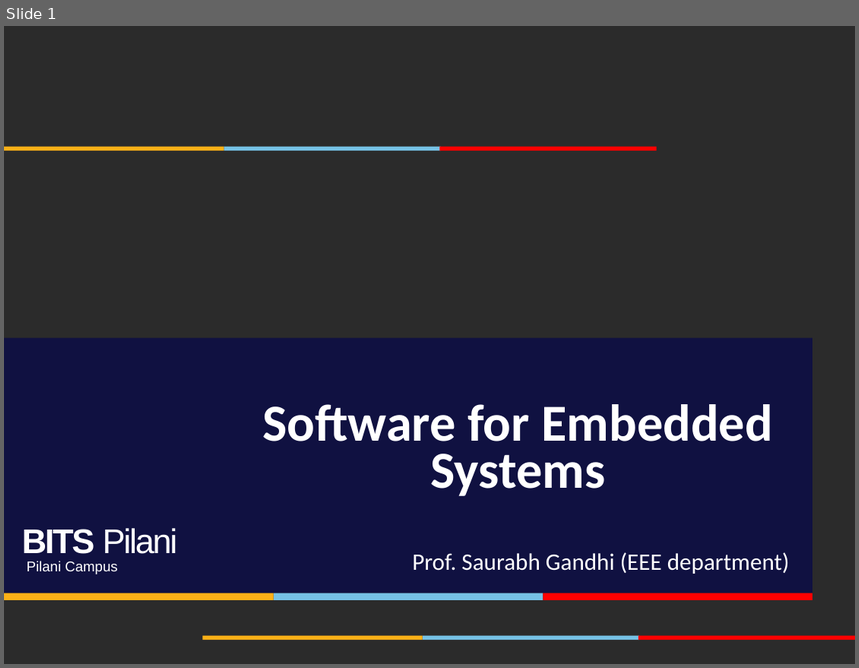
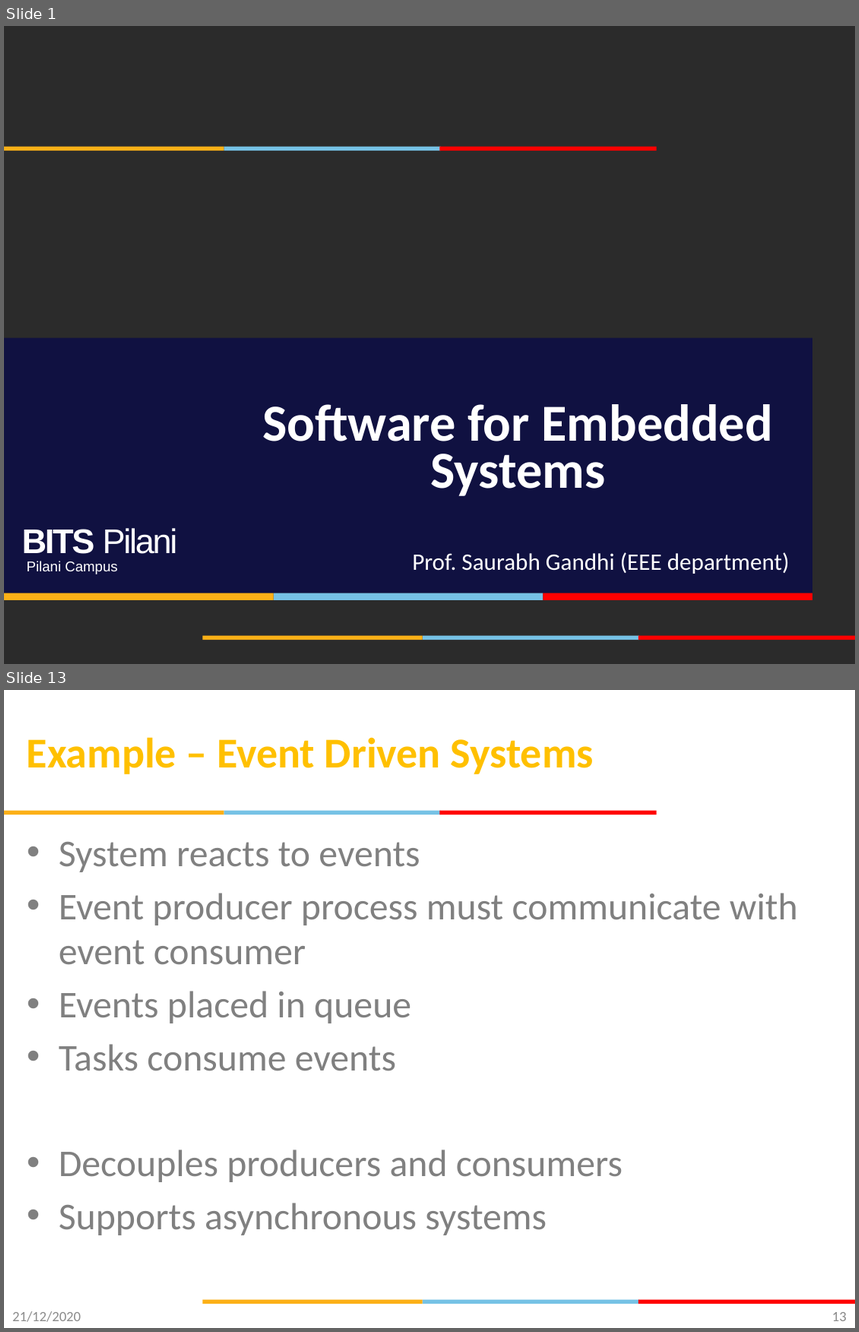
Before and after one commit to gsaurabhr-teaching/csg523-material, a slide deck: Lec-29-ipc.pptx. Shown one above the other, each under a label of ours: slide 1 before the commit, slides 1 and 13 after it; the slides between them are not shown. The pictures are 859x668 and 859x1332 pixels, drawn with LibreOffice and Linux fonts; fonts in the diff are those of the drawing; background and template pictures are left out; a plain dark background stands for a picture behind light text. Boxes give left, top, right and bottom in pixels: in the first picture for what was removed or moved away, otherwise in the second. Text is boxed around its words. In the diff, an @@ line names an element or a change of style, - is before the commit and + after.

```diff
--- a/Lec-29-ipc.pptx
+++ b/Lec-29-ipc.pptx
@@ slide 13 added at box(4, 690, 855, 1328), background #FFFFFF; not listed: 6 template elements that a slide beside it also shows @@
@@ title added at box(27, 737, 594, 774), 36 pt, text #FFC000, bold @@
+Example – Event Driven Systems
@@ text added at box(59, 842, 798, 1236), 32 pt, text #808080 @@
+• System reacts to events
+• Event producer process must communicate with event consumer
+• Events placed in queue
+• Tasks consume events
+• Decouples producers and consumers
+• Supports asynchronous systems
@@ text added at box(12, 1312, 81, 1322), 12 pt, text #8C8C8C @@
+21/12/2020
@@ page number added at box(832, 1312, 847, 1322), 12 pt, text #898989 @@
+13
```
Also in this commit, not shown: 13 other slides added.
